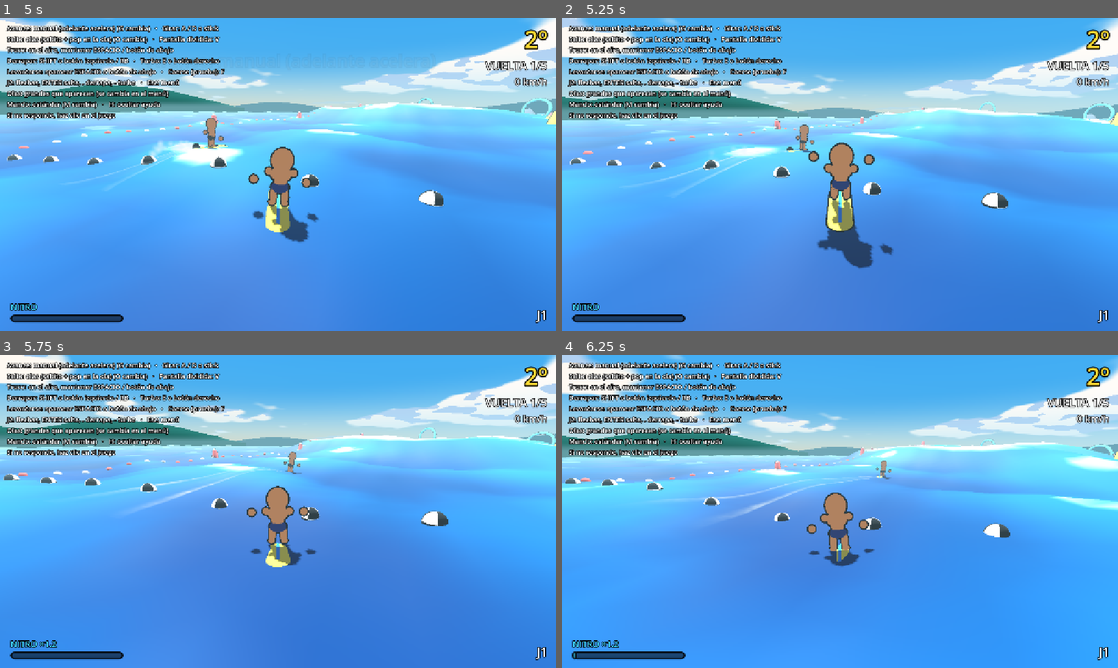
Above: before the commit, frames 1-4 (two rows, left to right).
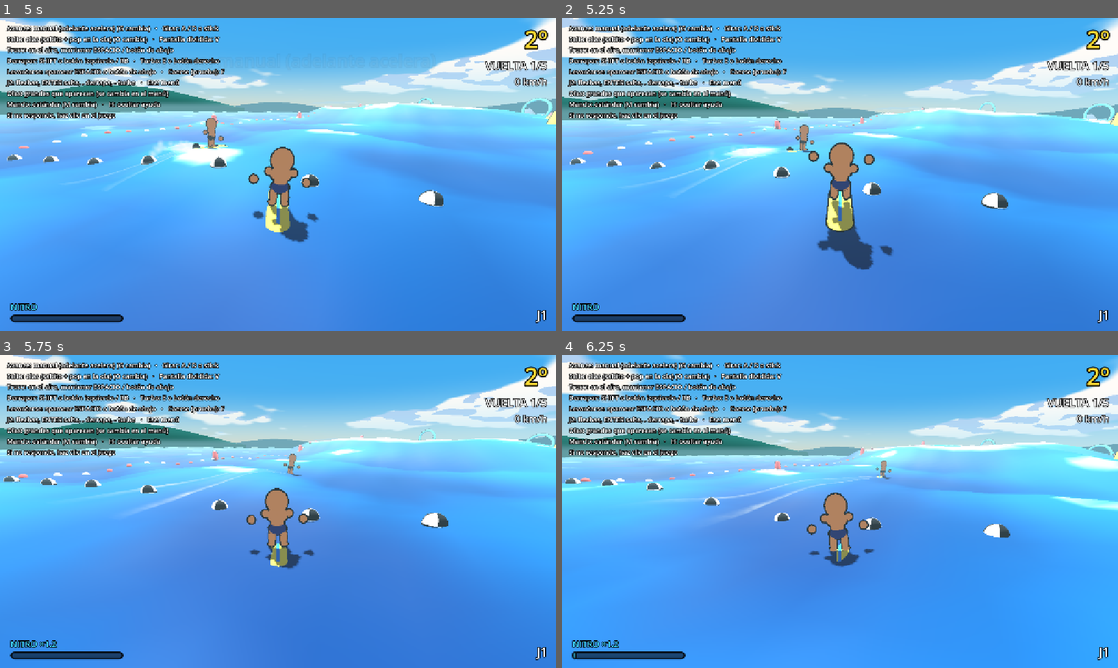
Above: after the commit, the same moments.

Repository: asimplesurfer/simplesurf
Game: Godot game, scene res://ui/menus/character_select.tscn
Same seed, same stepped clock (60 frames per second), same inputs: the game is played once before the commit and once after it.
Inputs (mouse positions are in pixels of both pictures, inside the frame that each line leads up to):
- Up to frame 1 (5 s): tap Enter at 0.5 s; move the mouse to (400, 158) at 0.52 s; hold D (p1_right) 0.53-1.25 s; hold Space (p1_a) 0.53-1.25 s; click (400, 158) at 0.67 s; drag from (166, 190) to (250, 237) at 1.27 s; move the mouse to (333, 105) at 2.02 s; hold D (p1_right) 2.03-2.75 s; tap Shift (p1_drift) at 2.1 s; drag from (250, 237) to (111, 127) at 2.77 s; move the mouse to (444, 221) at 3.52 s; hold A (p1_left) 3.53-4.25 s; tap G at 3.6 s; drag from (111, 127) to (194, 96) at 4.27 s
- Up to frame 2 (5.25 s): move the mouse to (867, 174) at 5.02 s; hold S (p1_down) from 5.03 s (still down); tap J at 5.1 s; click (867, 174) at 5.17 s
- Up to frame 3 (5.75 s): keep holding S (p1_down)
- Up to frame 4 (6.25 s): release S (p1_down) at 5.75 s; drag from (756, 433) to (728, 527) at 5.77 s

Frame 1 is identical in both runs. In frame 2, 0.5% of the frame differs, in the area x 0-100%, y 0-81%; in frame 3, 5.5%, in the area x 0-100%, y 0-69%; in frame 4, 0.3%.

Commit message:
Gravedad de vuelta a 20 (menos flotante); alturas bajas por impulso
Co-Authored-By: Claude Opus 5.5 <noreply@anthropic.com>
Claude-Session: https://claude.ai/code/session_0158oNfJa2g5qsqyuATh8Mjh

Diff:
--- a/core/rider/rider_stats.gd
+++ b/core/rider/rider_stats.gd
@@ -17,7 +17,7 @@
 @export var steer_response: float = 3.5
 
 @export_group("Salto y olas")
-@export var gravity: float = 16.0
+@export var gravity: float = 20.0
 ## Velocidad hacia arriba de un salto sin cargar (toque rápido) (m/s).
 @export var jump_speed_min: float = 4.2
 ## Velocidad hacia arriba con el salto cargado al máximo (m/s).
@@ -25,9 +25,9 @@
 ## Tiempo manteniendo ESPACIO para cargar el salto al máximo (s). Al llegar, salta solo.
 @export var jump_charge_time: float = 1.0
 ## Velocidad hacia arriba en el modo "tocar para saltar" (m/s).
-@export var jump_speed_tap: float = 6.0
+@export var jump_speed_tap: float = 6.5
 ## Modo olas: velocidad del saltito en agua plana (m/s); ~40 cm de alto.
-@export var hop_speed: float = 3.6
+@export var hop_speed: float = 4.0
 ## Modo olas: el "pop" multiplica el impulso con el que te lanza la ola.
 @export var pop_mult: float = 1.35
 ## Modo olas: velocidad hacia arriba que suma el pop además del multiplicador (m/s).
--- a/core/rider/rider_stats.tres
+++ b/core/rider/rider_stats.tres
@@ -10,12 +10,12 @@
 brake_decel = 9.0
 turn_speed = 1.3
 steer_response = 3.5
-gravity = 16.0
+gravity = 20.0
 jump_speed_min = 4.2
 jump_speed_max = 7.0
 jump_charge_time = 1.0
-jump_speed_tap = 6.0
-hop_speed = 3.6
+jump_speed_tap = 6.5
+hop_speed = 4.0
 pop_extra = 1.0
 pop_mult = 1.35
 pop_window = 0.35
